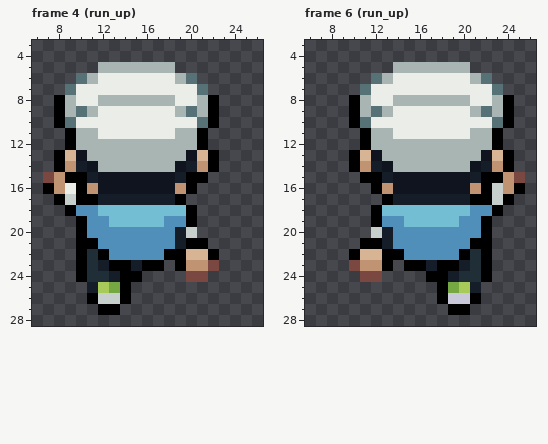
Edited in one commit: pixel-art file (assets/characters/miriti_runner_protagonista_v2.ase). The first picture shows the starting point.
32x32 pixels, 6 frames. Shown: frame 4 (run_up): x 6..26, y 3..28; frame 6 (run_up): x 6..26, y 3..28.
Once edited:
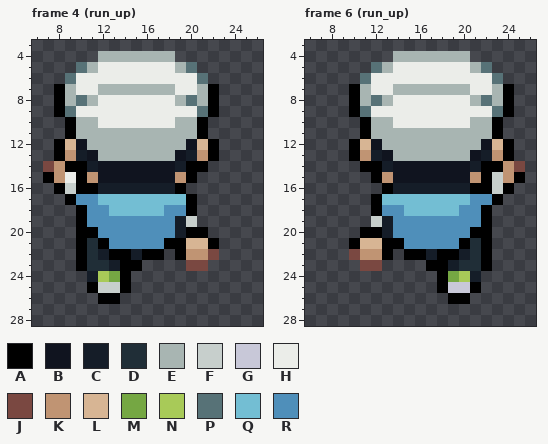
Palette (. is transparent): A #000000  B #10141f  C #151d28  D #202e37  E #a8b5b2  F #c7cfcc  G #c8c8d8  H #ebede9  J #7a4841  K #c09473  L #d7b594  M #75a743  N #a8ca58  P #577277  Q #73bed3  R #4f8fba
From old to new:
--- frame 4 (run_up)
@@ x 6..26 @@
  3 .....................
- 4 .....................
- 5 ......EEEEEEE........
- 6 ....PEHHHHHHHEP......
- 7 ...PHHHHHHHHHHHP.....
- 8 ..AEHHEEEEEEEHHEA....
- 9 ..AEPEHHHHHHHEPEA....
-10 ..APHHHHHHHHHHHPA....
-11 ...AEEHHHHHHHEEA.....
-12 ...AEEEEEEEEEEEA.....
-13 ..ALBEEEEEEEEEBLA....
-14 ..AKCBEEEEEEEBCKA....
-15 .JKAACBBBBBBBCAA.....
-16 .AKHAKBBBBBBBKA......
-17 ..AFAACCCCCCCA.......
-18 ...ARRQQQQQQQQA......
-19 ....ARRQQQQQRRA......
-20 ....ARRRRRRRRCF......
-21 ....AARRRRRRRCAA.....
-22 ....ADARRRRRAALLA....
-23 ....ADCAACAA.AKKJ....
-24 ....ADDCAA....JJ.....
-25 .....CNMA............
-26 .....AFFA............
-27 ......AA.............
+ 4 ......EEEEEEE........
+ 5 ....PEHHHHHHHEP......
+ 6 ...PHHHHHHHHHHHP.....
+ 7 ..AEHHEEEEEEEHHEA....
+ 8 ..AEPEHHHHHHHEPEA....
+ 9 ..APHHHHHHHHHHHPA....
+10 ...AEEHHHHHHHEEA.....
+11 ...AEEEEEEEEEEEA.....
+12 ..ALBEEEEEEEEEBLA....
+13 ..AKCBEEEEEEEBCKA....
+14 .JKAACBBBBBBBCAA.....
+15 .AKHAKBBBBBBBKA......
+16 ..AFAACCCCCCCA.......
+17 ...ARRQQQQQQQQA......
+18 ....ARRQQQQQRRA......
+19 ....ARRRRRRRRCF......
+20 ....AARRRRRRRCAA.....
+21 ....ADARRRRRAALLA....
+22 ....ADCAACAA.AKKJ....
+23 ....ADDCAA....JJ.....
+24 .....CNMA............
+25 .....AFFA............
+26 ......AA.............
+27 .....................
 28 .....................
--- frame 6 (run_up)
@@ x 6..26 @@
  3 .....................
- 4 .....................
- 5 ........EEEEEEE......
- 6 ......PEHHHHHHHEP....
- 7 .....PHHHHHHHHHHHP...
- 8 ....AEHHEEEEEEEHHEA..
- 9 ....AEPEHHHHHHHEPEA..
-10 ....APHHHHHHHHHHHPA..
-11 .....AEEHHHHHHHEEA...
-12 .....AEEEEEEEEEEEA...
-13 ....ALBEEEEEEEEEBLA..
-14 ....AKCBEEEEEEEBCKA..
-15 .....AACBBBBBBBCAAKJ.
-16 ......AKBBBBBBBKAFKA.
-17 .......ACCCCCCCAAFA..
-18 ......AQQQQQQQQRRA...
-19 ......ARRQQQQQRRA....
-20 ......FCRRRRRRRRA....
-21 .....AACRRRRRRRAA....
-22 ....ALLAARRRRRADA....
-23 ....JKKA.AACAACDA....
-24 .....JJ....AACDDA....
-25 ............AMNC.....
-26 ............AGGA.....
-27 .............AA......
+ 4 ........EEEEEEE......
+ 5 ......PEHHHHHHHEP....
+ 6 .....PHHHHHHHHHHHP...
+ 7 ....AEHHEEEEEEEHHEA..
+ 8 ....AEPEHHHHHHHEPEA..
+ 9 ....APHHHHHHHHHHHPA..
+10 .....AEEHHHHHHHEEA...
+11 .....AEEEEEEEEEEEA...
+12 ....ALBEEEEEEEEEBLA..
+13 ....AKCBEEEEEEEBCKA..
+14 .....AACBBBBBBBCAAKJ.
+15 ......AKBBBBBBBKAFKA.
+16 .......ACCCCCCCAAFA..
+17 ......AQQQQQQQQRRA...
+18 ......ARRQQQQQRRA....
+19 ......FCRRRRRRRRA....
+20 .....AACRRRRRRRAA....
+21 ....ALLAARRRRRADA....
+22 ....JKKA.AACAACDA....
+23 .....JJ....AACDDA....
+24 ............AMNC.....
+25 ............AGGA.....
+26 .............AA......
+27 .....................
 28 .....................
Boxes around the changes in both pictures, in picture pixels (x1, y1, x2, y2):
changed: (43, 51, 219, 315)
changed: (349, 51, 525, 315)
